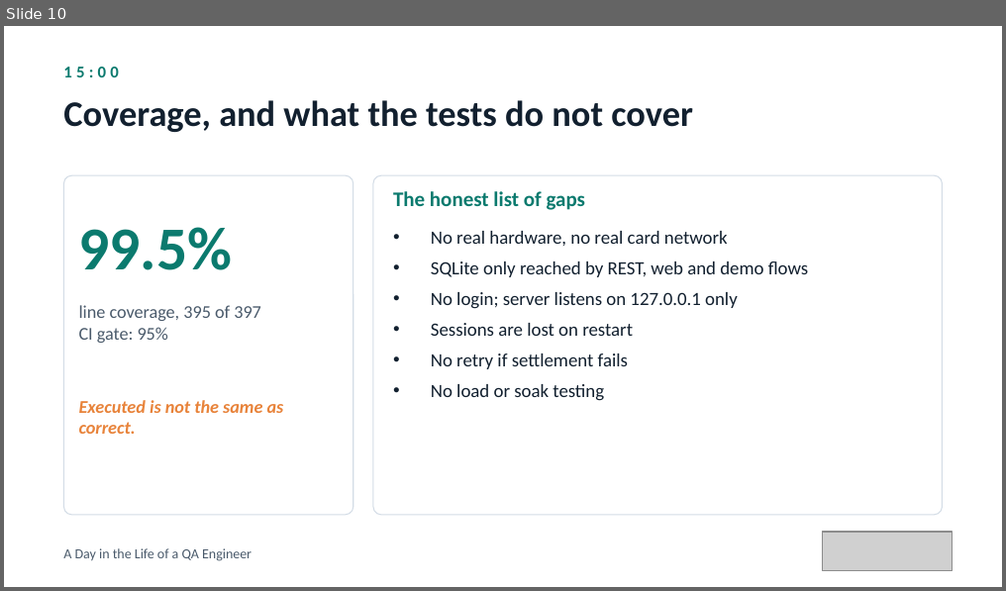
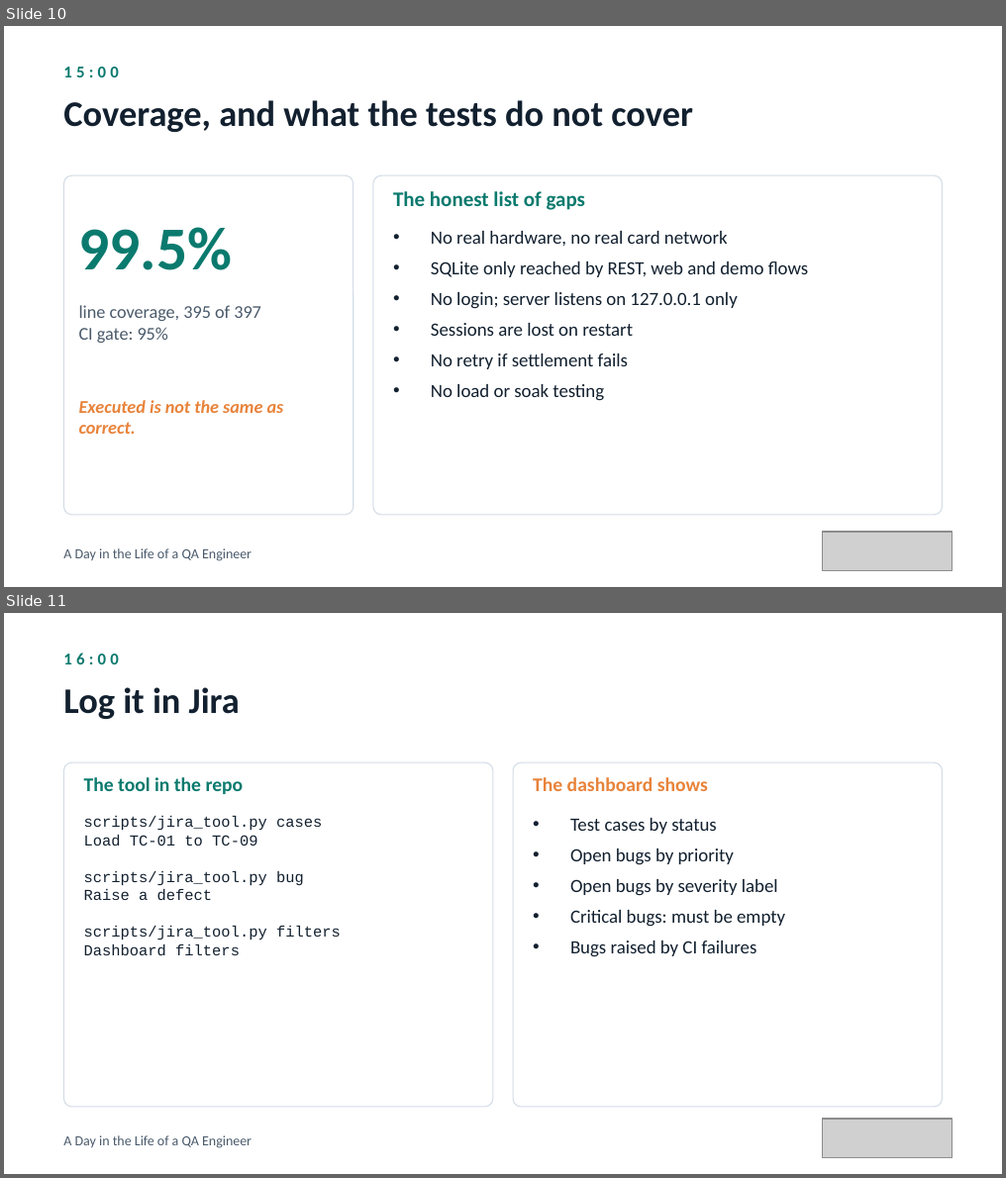
Before and after one commit to elitesoftwareqa/ev-charger, a slide deck: docs/presentation/EV-Charger-QA-Day-in-the-Life.pptx. Shown one above the other, each under a label of ours: slide 10 before the commit, slides 10 and 11 after it. The pictures are 1006x591 and 1006x1178 pixels, drawn with LibreOffice and Linux fonts; fonts in the diff are those of the drawing; grey boxes stand for pictures. Boxes give left, top, right and bottom in pixels: in the first picture for what was removed or moved away, otherwise in the second. Text is boxed around its words. In the diff, an @@ line names an element or a change of style, - is before the commit and + after.

Commit message:
Update docs for Jira, test run results and bug tracking; add filters command for the dashboard

```diff
--- a/docs/presentation/EV-Charger-QA-Day-in-the-Life.pptx
+++ b/docs/presentation/EV-Charger-QA-Day-in-the-Life.pptx
@@ slide 11 added at bbox=[4, 613, 1002, 1174], background #FFFFFF @@
@@ text added at bbox=[63, 653, 118, 664], 12 pt, text #0B7A6E, bold @@
+16:00
@@ text added at bbox=[63, 687, 240, 719], 26 pt, text #12202F, bold @@
+Log it in Jira
@@ rounded rectangle added at bbox=[63, 762, 493, 1107], fill #FFFFFF, outline #D3DCE6 0.75 pt @@
@@ text added at bbox=[84, 777, 244, 794], 14 pt, text #0B7A6E, bold @@
+The tool in the repo
@@ rounded rectangle added at bbox=[513, 762, 943, 1107], fill #FFFFFF, outline #D3DCE6 0.75 pt @@
@@ text added at bbox=[533, 777, 708, 791], 14 pt, text #E8833A, bold @@
+The dashboard shows
@@ text added at bbox=[84, 816, 341, 956], 11 pt, text #12202F @@
+scripts/jira_tool.py cases
+Load TC-01 to TC-09
+scripts/jira_tool.py bug
+Raise a defect
+scripts/jira_tool.py filters
+Dashboard filters
@@ text added at bbox=[570, 818, 785, 958], 13.5 pt, text #12202F @@
+• Test cases by status
+• Open bugs by priority
+• Open bugs by severity label
+• Critical bugs: must be empty
+• Bugs raised by CI failures
@@ text added at bbox=[63, 1136, 252, 1149], 10 pt, text #4A5A6B @@
+A Day in the Life of a QA Engineer
@@ picture added at bbox=[823, 1119, 952, 1157] @@
```
Also in this commit, not shown: 2 slides changed, 7 other files.
